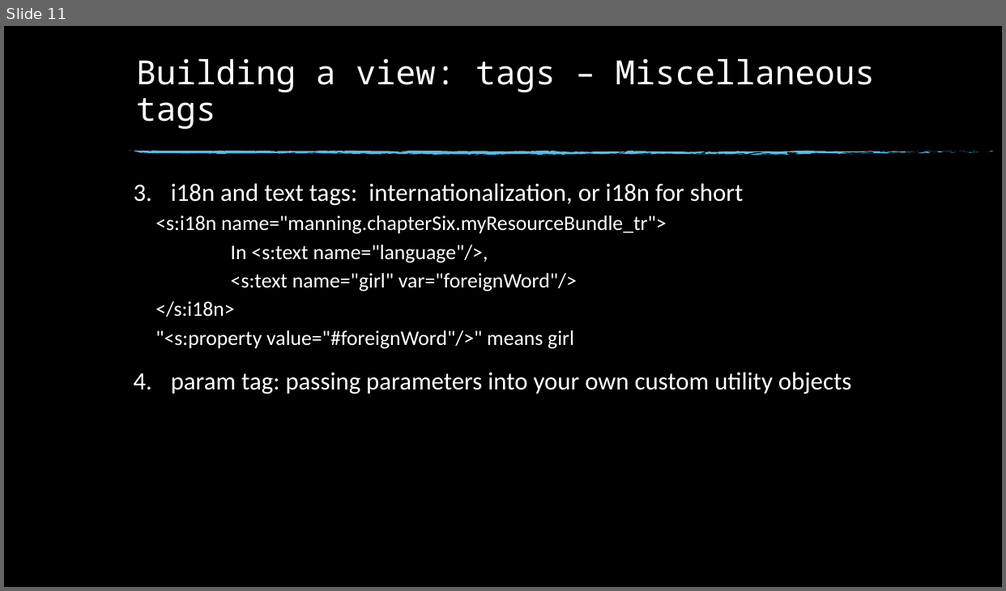
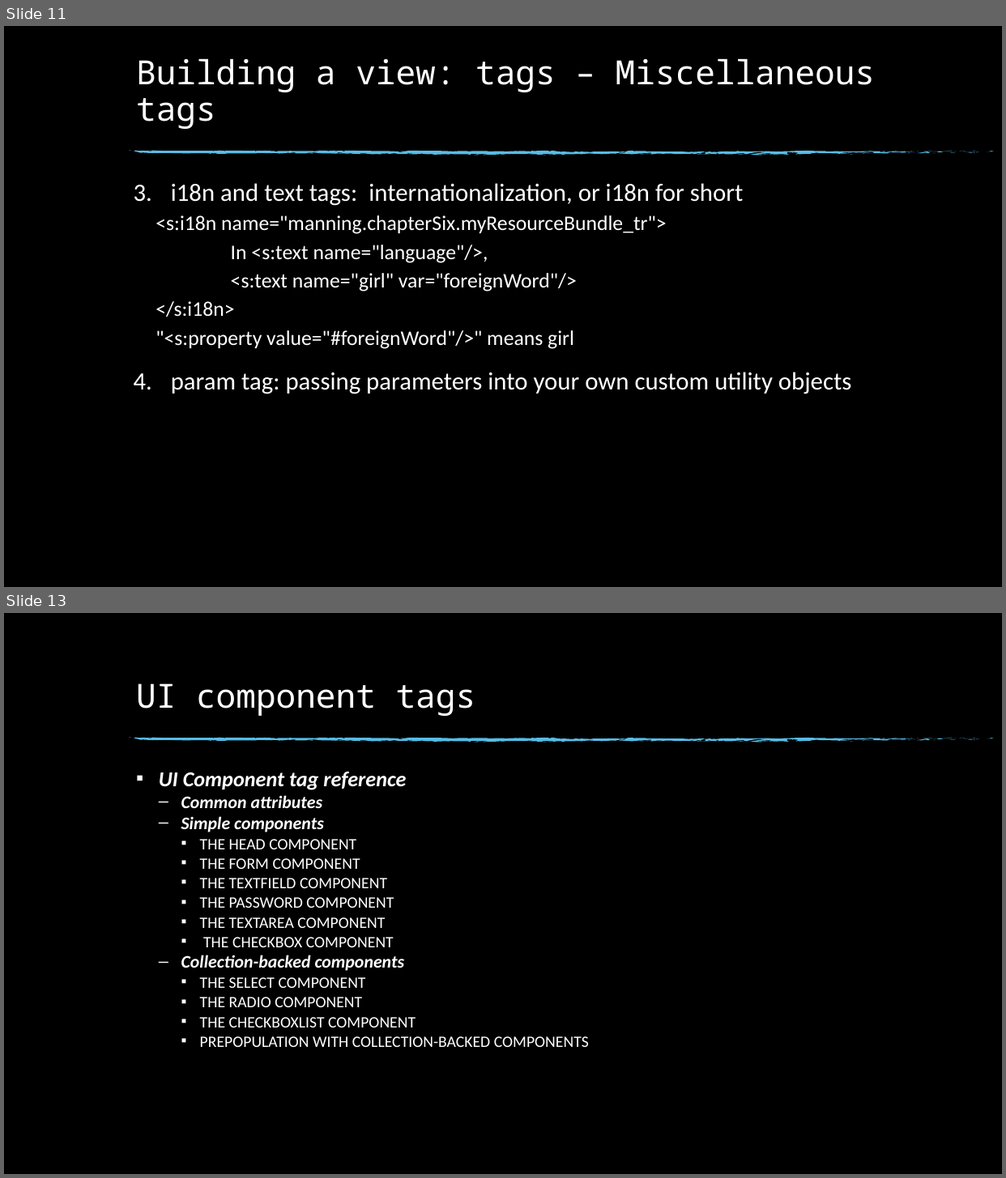
Before and after one commit to KernelDang/JEE, a slide deck: Seminar/slide.pptx. Shown one above the other, each under a label of ours: slide 11 before the commit, slides 11 and 13 after it; the slides between them are not shown. The pictures are 1006x591 and 1006x1178 pixels, drawn with LibreOffice and Linux fonts; fonts in the diff are those of the drawing; background and template pictures are left out. Boxes give left, top, right and bottom in pixels: in the first picture for what was removed or moved away, otherwise in the second. Text is boxed around its words. In the diff, an @@ line names an element or a change of style, - is before the commit and + after.

```diff
--- a/Seminar/slide.pptx
+++ b/Seminar/slide.pptx
@@ slide 13 added at (x1=4, y1=613, x2=1002, y2=1174), background picture (left out); not listed: 74 template elements that a slide beside it also shows @@
@@ title added at (x1=136, y1=683, x2=476, y2=716), 32 pt, text #FFFFFF @@
+UI component tags
@@ text added at (x1=159, y1=771, x2=589, y2=1047), 15.3 pt, text #FFFFFF @@
+▪ UI Component tag reference
+  – Common attributes
+  – Simple components
+    ▪ THE HEAD COMPONENT
+    ▪ THE FORM COMPONENT
+    ▪ THE TEXTFIELD COMPONENT
+    ▪ THE PASSWORD COMPONENT
+    ▪ THE TEXTAREA COMPONENT
+    ▪ THE CHECKBOX COMPONENT
+  – Collection-backed components
+    ▪ THE SELECT COMPONENT
+    ▪ THE RADIO COMPONENT
+    ▪ THE CHECKBOXLIST COMPONENT
+    ▪ PREPOPULATION WITH COLLECTION-BACKED COMPONENTS
```
Also in this commit, not shown: 2 slides changed, 33 other slides added.
